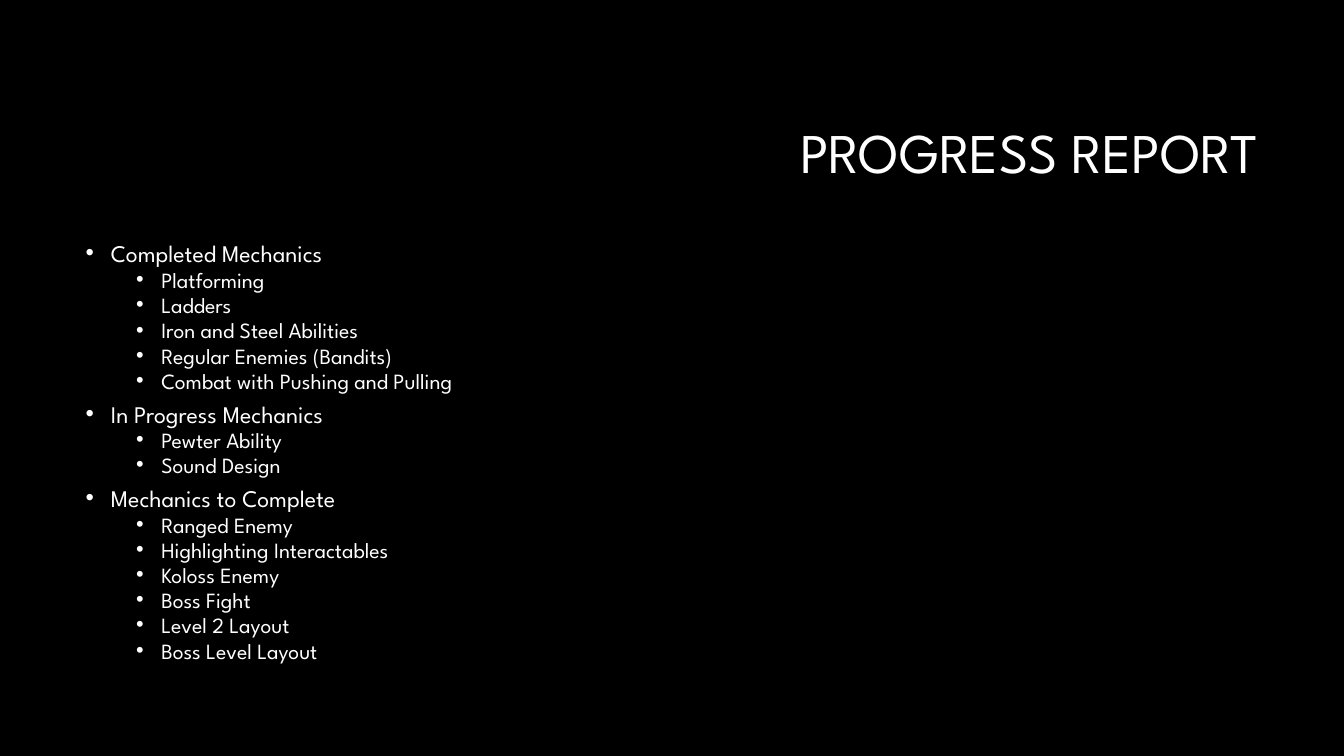
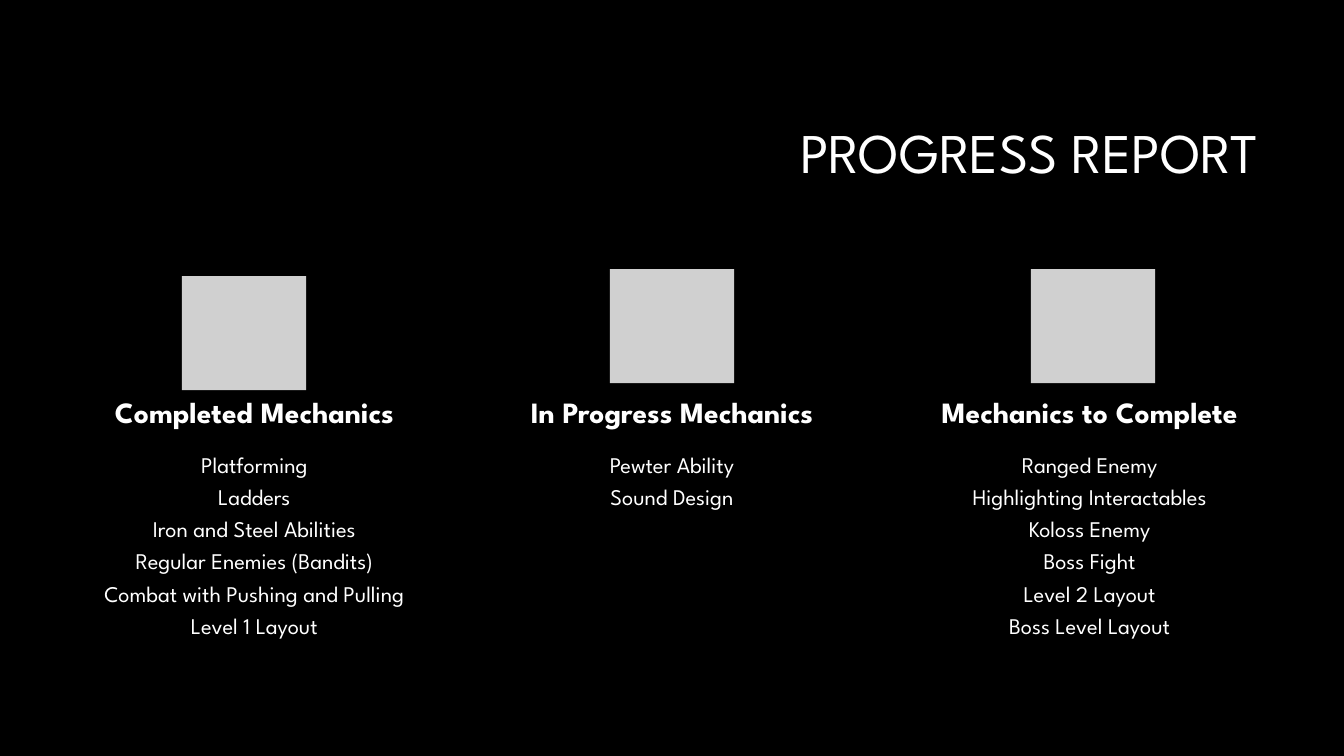
Before and after one commit to christian-plourde/COMP376-Project, a slide deck: slide 3 of PrototypePresentation/Prototype_Presentation.pptx. Drawn at 1344x756 pixels with LibreOffice and Linux fonts; fonts in the diff are those of the drawing; grey boxes stand for pictures; background and template pictures are left out. Boxes give left, top, right and bottom in pixels: in the first picture for what was removed or moved away, otherwise in the second. Text is boxed around its words. In the diff, an @@ line names an element or a change of style, - is before the commit and + after.

Commit message:
game design document

```diff
--- a/PrototypePresentation/Prototype_Presentation.pptx
+++ b/PrototypePresentation/Prototype_Presentation.pptx
@@ text removed at bbox=[111, 245, 452, 664] @@
-• Completed Mechanics
-  • Platforming
-  • Ladders
-  • Iron and Steel Abilities
-  • Regular Enemies (Bandits)
-  • Combat with Pushing and Pulling
-• In Progress Mechanics
-  • Pewter Ability
-  • Sound Design
-• Mechanics to Complete
-  • Ranged Enemy
-  • Highlighting Interactables
-  • Koloss Enemy
-  • Boss Fight
-  • Level 2 Layout
-  • Boss Level Layout
@@ group added at bbox=[104, 269, 1238, 639]: 6 texts, 3 pictures @@
+Completed Mechanics
+Platforming
+Ladders
+Iron and Steel Abilities
+Regular Enemies (Bandits)
+Combat with Pushing and Pulling
+Level 1 Layout
+In Progress Mechanics
+Pewter Ability
+Sound Design
+Mechanics to Complete
+Ranged Enemy
+Highlighting Interactables
+Koloss Enemy
+Boss Fight
+Level 2 Layout
+Boss Level Layout
```
Also in this commit, not shown: 9 other files.
